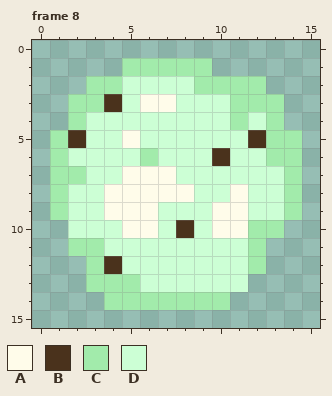
Pixel-art file -- 이미지 작업/재료.aseprite. Above: the version before the commit.
16x16 pixels, 11 frames. Shown: frame 8. The commit also changed other frames, which this record leaves out.
Palette (. is transparent): A #fffcea  B #4a321c  C #a2ebab  D #ccffd5
After the commit:
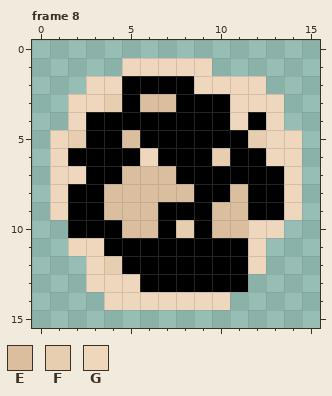
Colours new in this view: E #dabe9d  F #e7ceb0  G #eed7bc
Diff:
colour D: #ccffd5 -> #000000
Frame 8:
y 1: x 5..9 CCCCC -> GGGGG
y 2: x 3..4 CC -> GG; x 9..12 CCCC -> GGGG
y 3: x 2..4 CCB -> GGF; x 6..7 AA -> EE; x 11..13 CCC -> GGG
y 4: x 2 C -> G; x 11 C -> G; x 13 C -> G
y 5: x 1..2 CB -> GF; x 5 A -> E; x 12..14 BCC -> FGG
y 6: x 1 C -> G; x 6 C -> G; x 10 B -> F; x 13..14 CC -> GG
y 7: x 1..2 CC -> GG; x 5..7 AAA -> EEE; x 14 C -> G
y 8: x 1 C -> G; x 4..8 AAAAA -> EEEEE; x 11 A -> E; x 14 C -> G
y 9: x 1 C -> G; x 4..6 AAA -> EEE; x 10..11 AA -> EE; x 14 C -> G
y 10: x 5..6 AA -> EE; x 8 B -> F; x 10..13 AACC -> EEGG
y 11: x 2..3 CC -> GG; x 12 C -> G
y 12: x 3..4 CB -> GF; x 12 C -> G
y 13: x 3..5 CCC -> GGG
y 14: x 4..10 CCCCCCC -> GGGGGGG
Pixel boxes of the changes (left, top, right, bottom) in both pictures:
changed: (50, 58, 302, 310)
